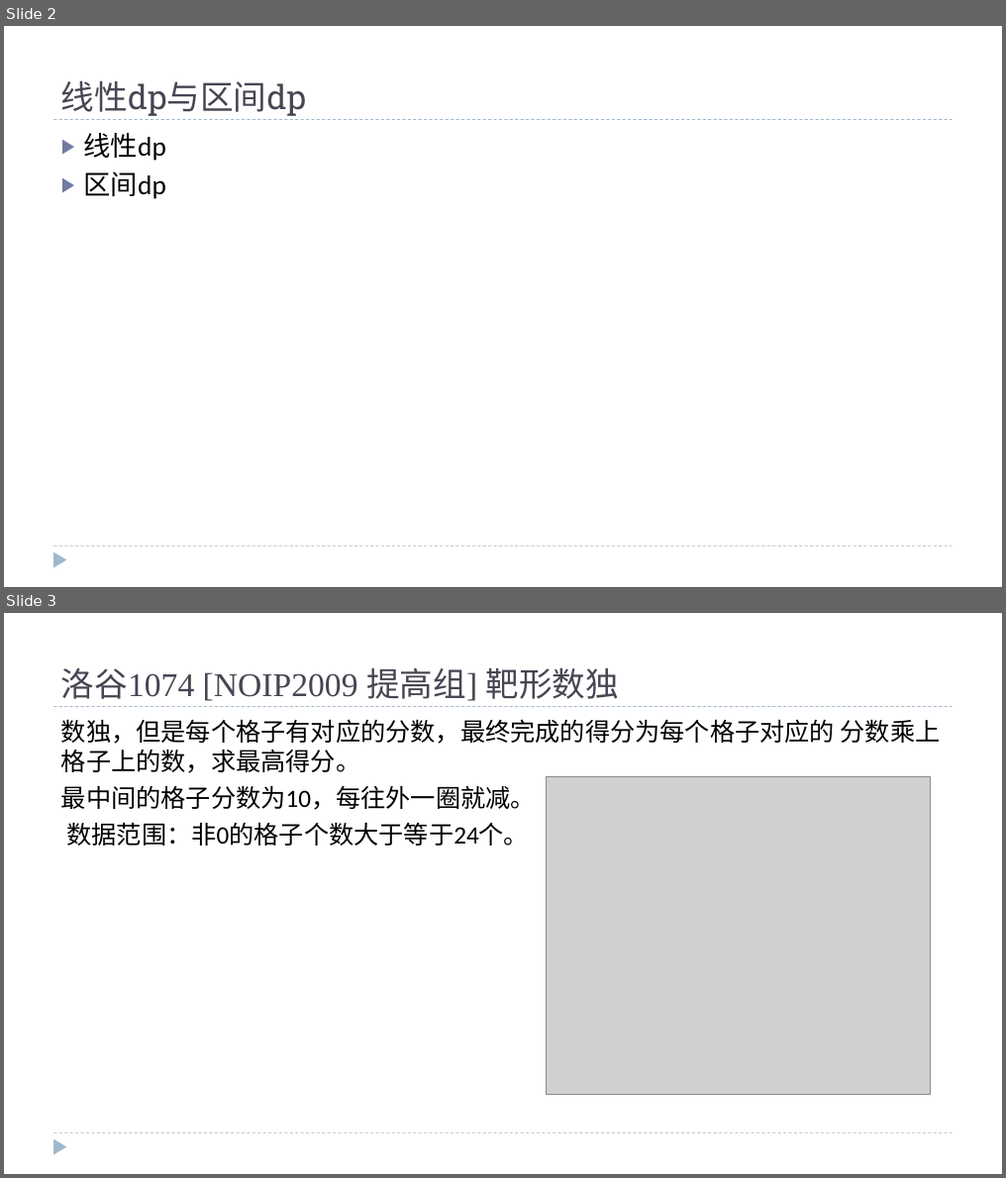
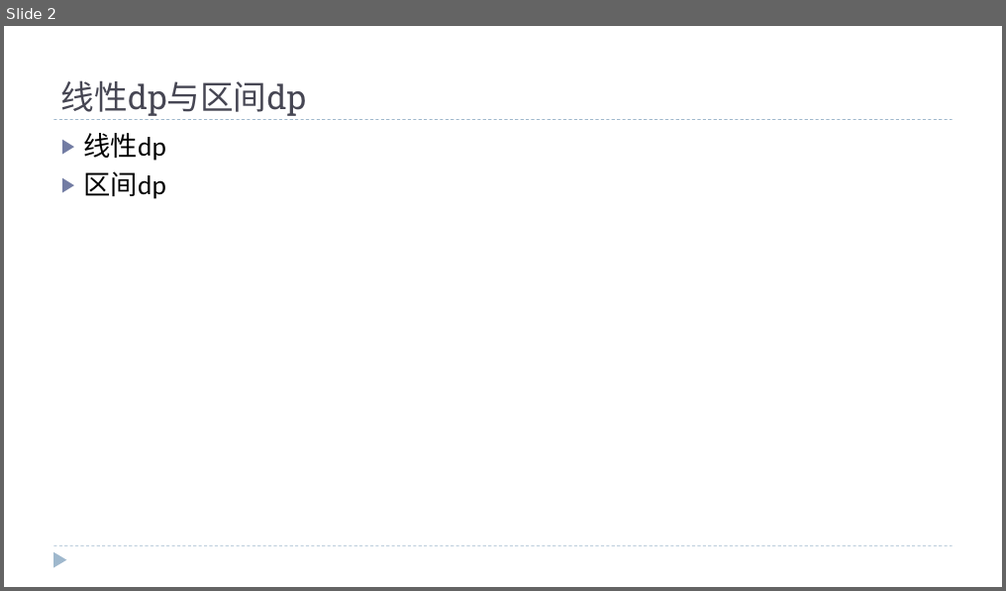
Before and after one commit to fxsc03/-, a slide deck: wd/线性dp与区间dp.pptx. Shown one above the other, each under a label of ours: slides 2 and 3 before the commit, slide 2 after it. The pictures are 1006x1178 and 1006x591 pixels, drawn with LibreOffice and Linux fonts; fonts in the diff are those of the drawing; grey boxes stand for pictures. Boxes give left, top, right and bottom in pixels: in the first picture for what was removed or moved away, otherwise in the second. Text is boxed around its words. In the diff, an @@ line names an element or a change of style, - is before the commit and + after.

```diff
--- a/wd/线性dp与区间dp.pptx
+++ b/wd/线性dp与区间dp.pptx
@@ slide 3 removed at [4,613,1002,1174], background #FFFFFF; not listed: 3 template elements that a slide beside it also shows @@
@@ title removed at [61,667,619,701] @@
-洛谷1074 [NOIP2009 提高组] 靶形数独
@@ text removed at [61,719,941,846] @@
-数独，但是每个格子有对应的分数，最终完成的得分为每个格子对应的 分数乘上格子上的数，求最高得分。
-最中间的格子分数为10，每往外一圈就减。
-数据范围：非0的格子个数大于等于24个。
@@ picture removed at [546,776,930,1094] @@
```
Also in this commit, not shown: 1 slide changed, 15 slides added, 7 other files.
